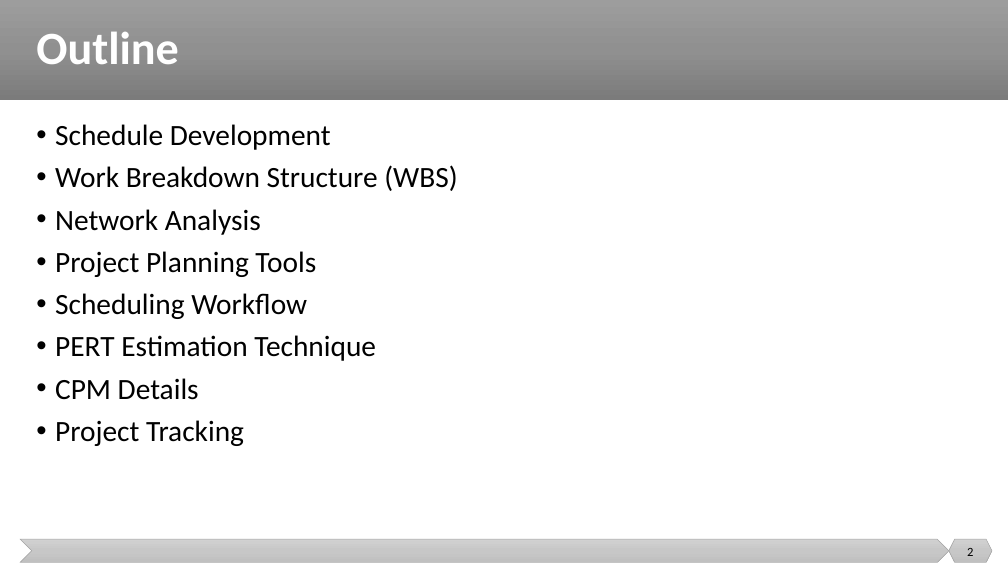
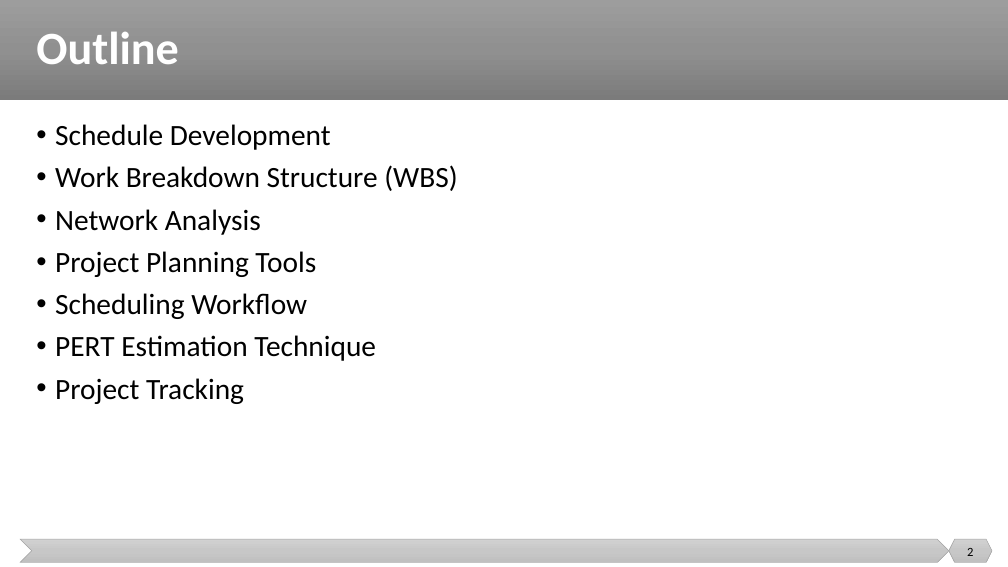
Before and after one commit to malenezi/malenezi, a slide deck: slide 2 of SE423/Lectures/6-Planning/Scheduling and Tracking.pptx. Drawn at 1008x567 pixels with LibreOffice and Linux fonts; fonts in the diff are those of the drawing. Boxes give left, top, right and bottom in pixels: in the first picture for what was removed or moved away, otherwise in the second. Text is boxed around its words. In the diff, an @@ line names an element or a change of style, - is before the commit and + after.

```diff
--- a/SE423/Lectures/6-Planning/Scheduling and Tracking.pptx
+++ b/SE423/Lectures/6-Planning/Scheduling and Tracking.pptx
@@ text at [55, 378, 199, 400]: paragraph removed @@
-• CPM Details
```
Also in this commit, not shown: 26 other slides changed, 2 slides added, 5 slides removed.
